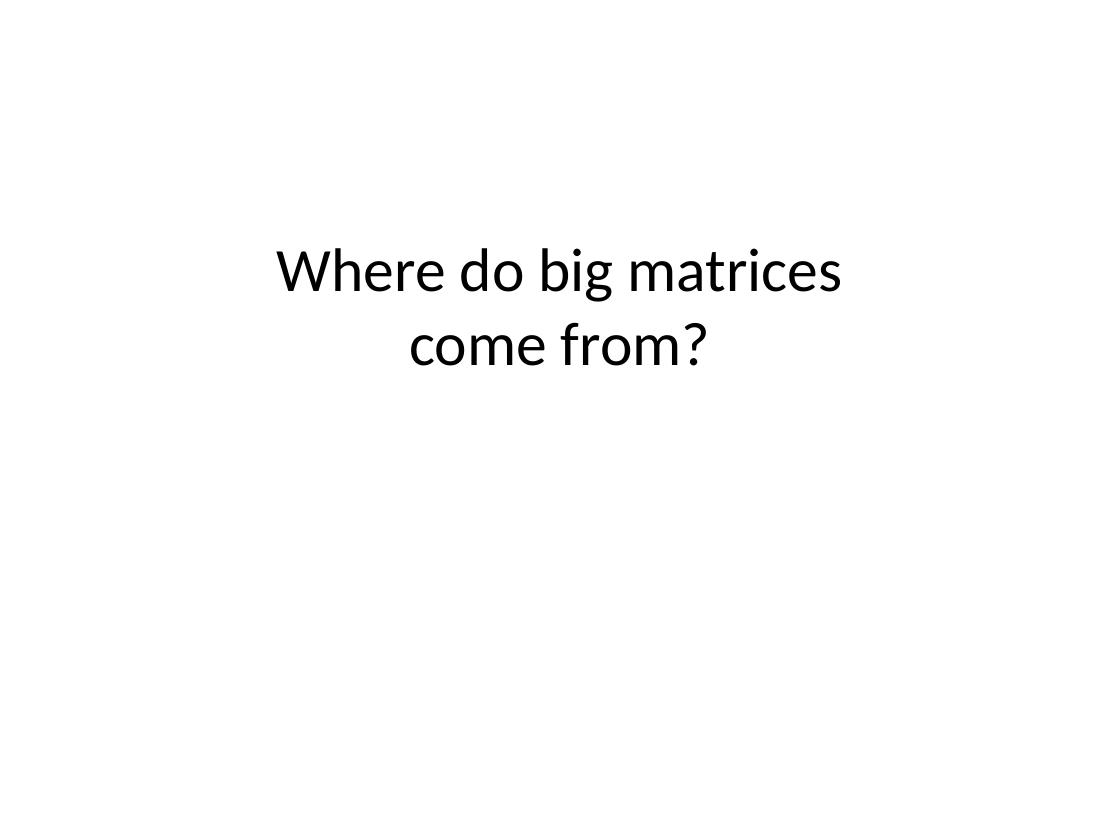
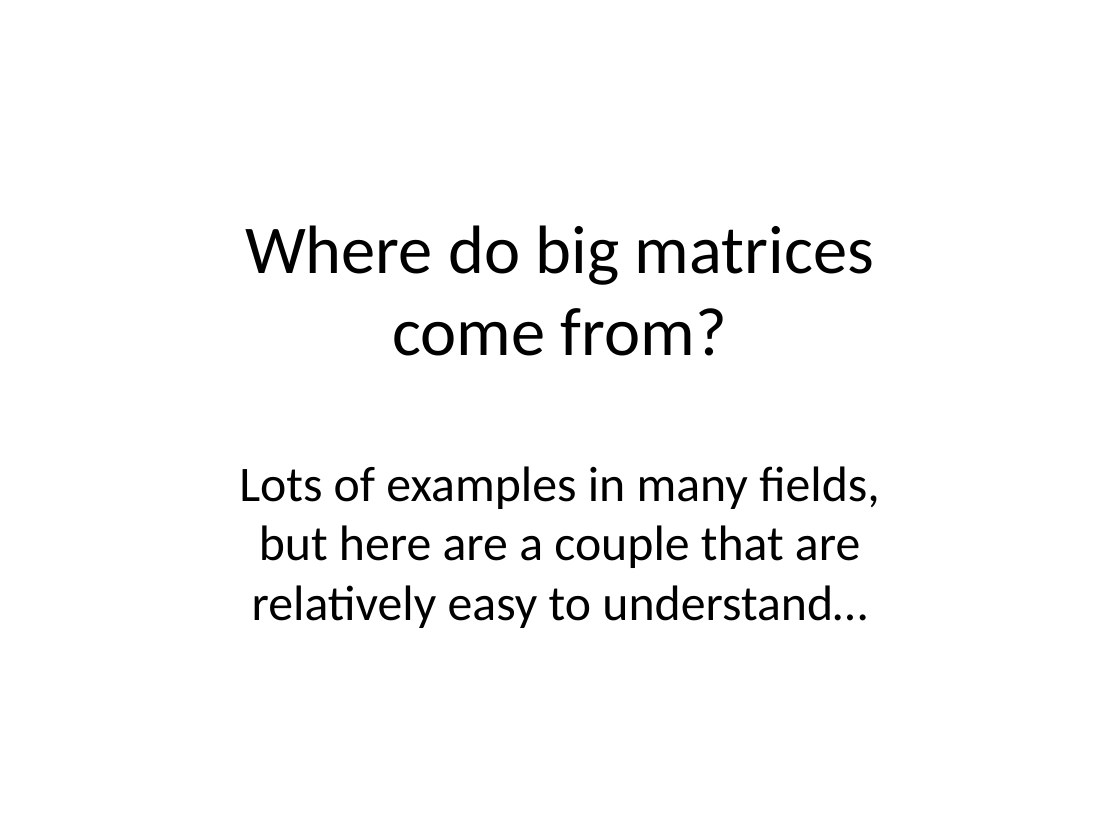
Before and after one commit to mitmath/1806, a slide deck: slide 9 of lectures/lecture1/overview.pptx. Drawn at 1120x840 pixels with LibreOffice and Linux fonts; fonts in the diff are those of the drawing. Boxes give left, top, right and bottom in pixels: in the first picture for what was removed or moved away, otherwise in the second. Text is boxed around its words. In the diff, an @@ line names an element or a change of style, - is before the commit and + after.

```diff
--- a/lectures/lecture1/overview.pptx
+++ b/lectures/lecture1/overview.pptx
@@ title at (239,225,879,628): text changed; size 39.6 to 32 pt @@
-Where do big matrices
-come from?
+Where do big matrices
+come from?
+Lots of examples in many fields,
+but here are a couple that are
+relatively easy to understand…
```
Also in this commit, not shown: 1 other file.
